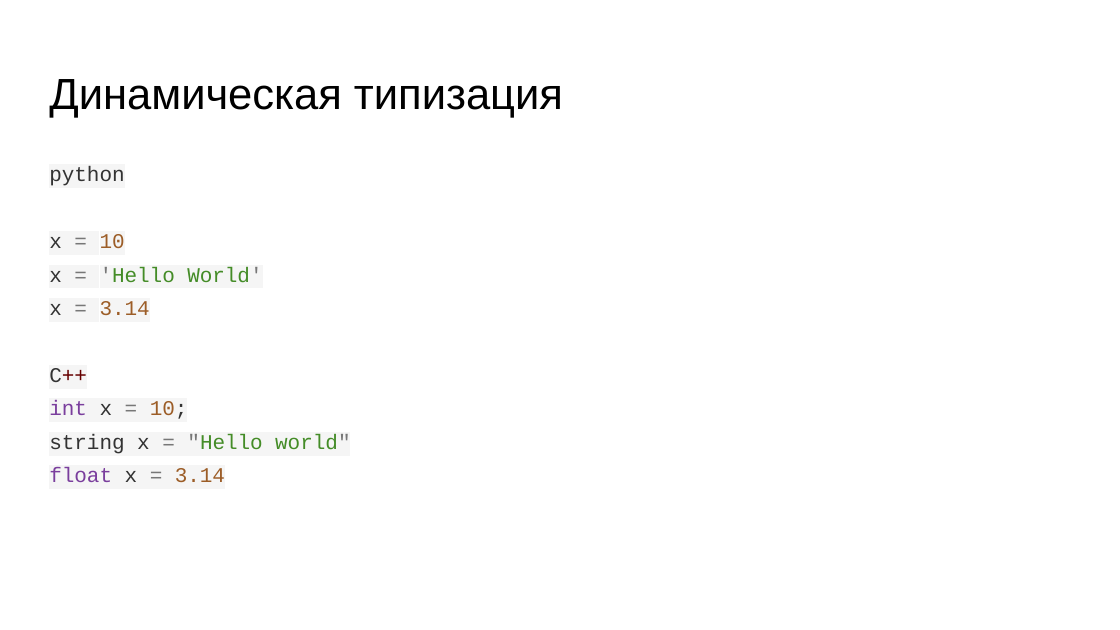
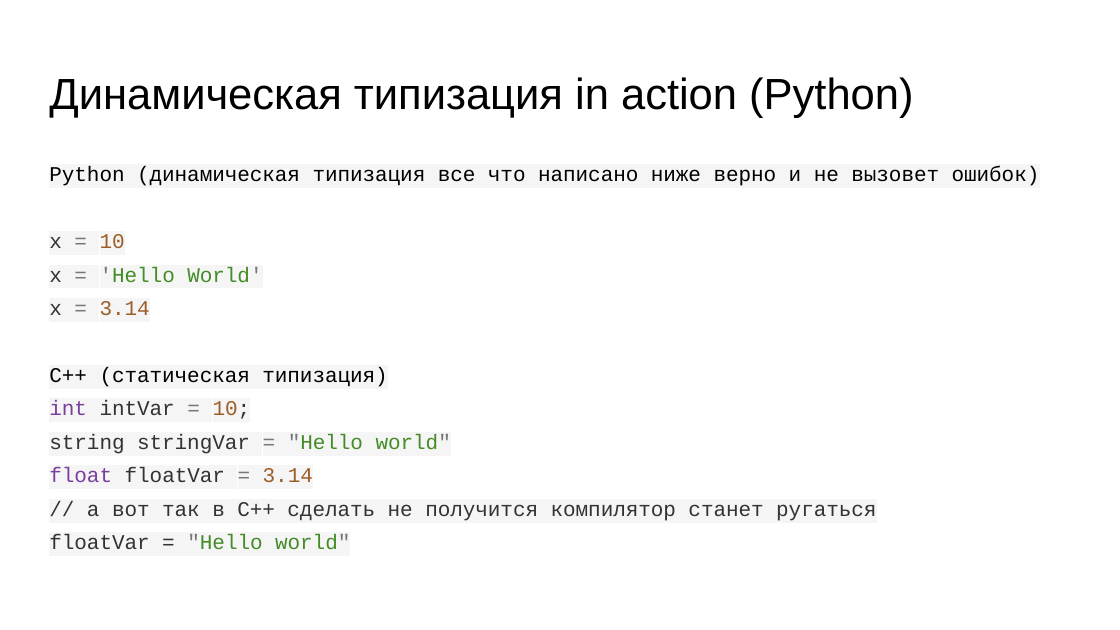
Before and after one commit to skhayrulin/python_course, a slide deck: slide 61 of lecture/Lecture2.pptx (slide 17 before the commit). Drawn at 1120x630 pixels with LibreOffice and Linux fonts; fonts in the diff are those of the drawing. Boxes give left, top, right and bottom in pixels: in the first picture for what was removed or moved away, otherwise in the second. Text is boxed around its words. In the diff, an @@ line names an element or a change of style, - is before the commit and + after.

Commit message:
Upd lecture 2

```diff
--- a/lecture/Lecture2.pptx
+++ b/lecture/Lecture2.pptx
@@ title at [49,77,913,118]: text changed @@
-Динамическая типизация
+Динамическая типизация in action (Python)
@@ text at [49,166,1040,186]: text changed; text colour #333333 to #000000 @@
-python
+Python (динамическая типизация все что написано ниже верно и не вызовет ошибок)
@@ text at [49,367,876,550]: text changed @@
-C++
-int x = 10;
-string x = "Hello world"
-float x = 3.14
+C++ (статическая типизация)
+int intVar = 10;
+string stringVar = "Hello world"
+float floatVar = 3.14
+// а вот так в C++ сделать не получится компилятор станет ругаться
+floatVar = "Hello world"
```
Also in this commit, not shown: 9 other slides changed, 50 slides added, 2 slides removed, 1 other file.
